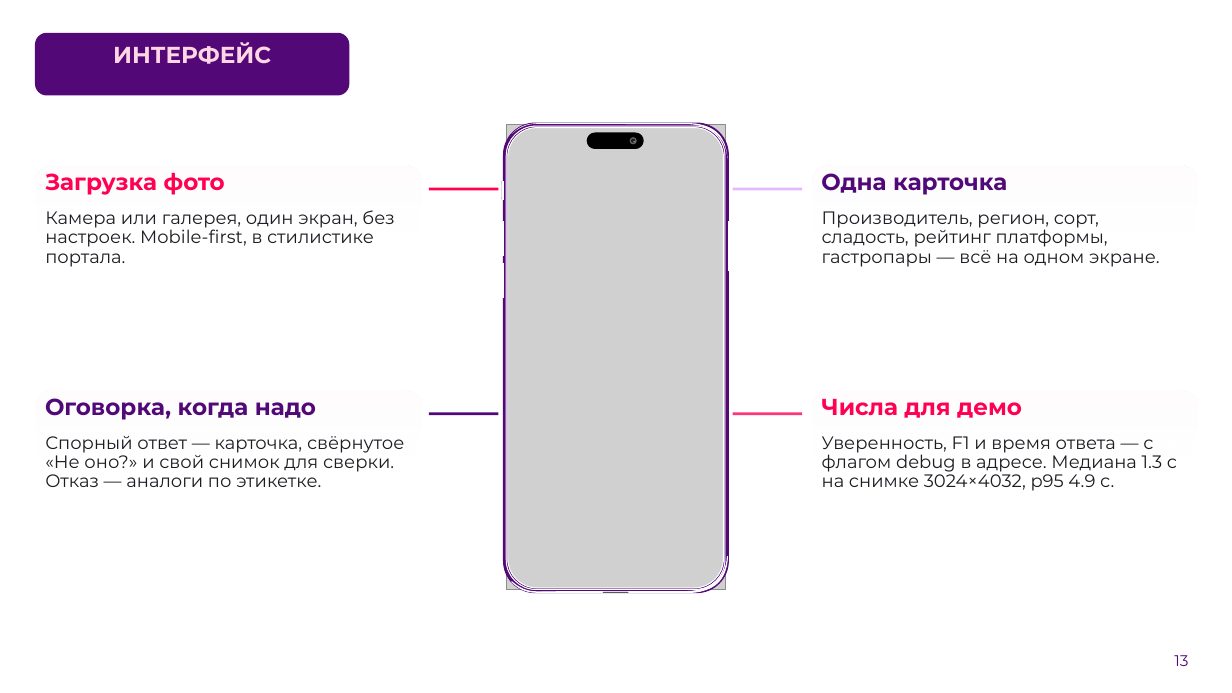
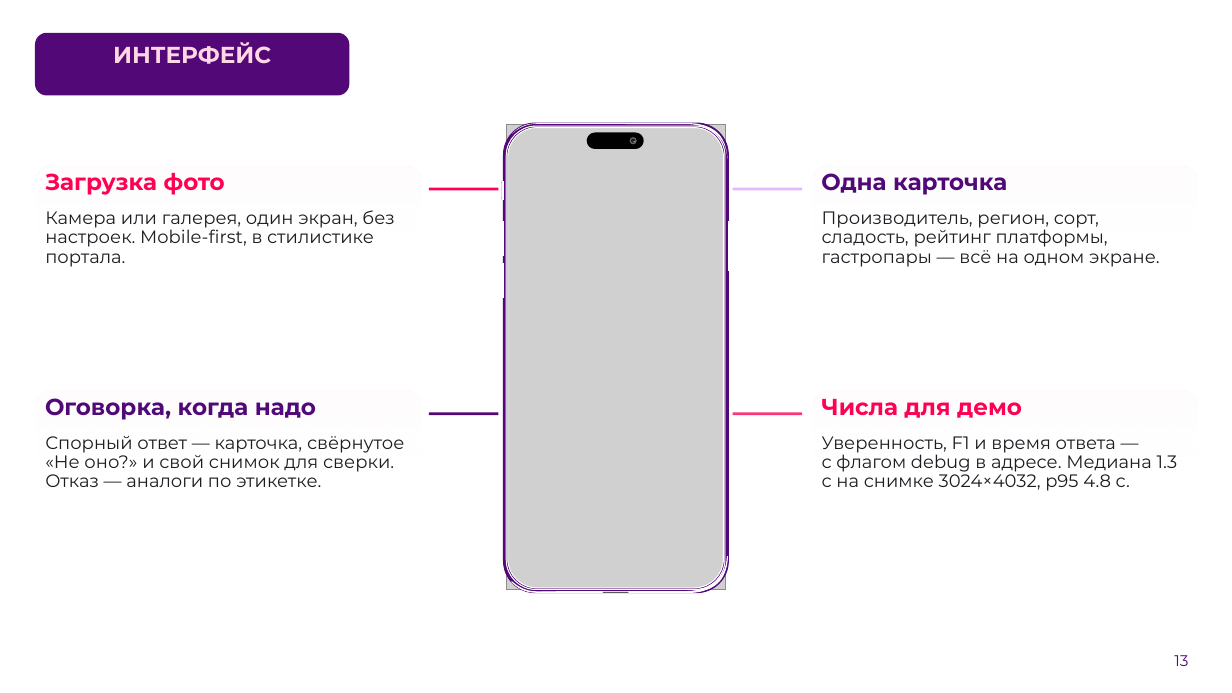
Before and after one commit to AlexGvr/rus_vines, a slide deck: slide 13 of ЛЦТ2026 Сканер российских вин.pptx. Drawn at 1232x693 pixels with LibreOffice and Linux fonts; fonts in the diff are those of the drawing; grey boxes stand for pictures; background and template pictures are left out. Boxes give left, top, right and bottom in pixels: in the first picture for what was removed or moved away, otherwise in the second. Text is boxed around its words. In the diff, an @@ line names an element or a change of style, - is before the commit and + after.

```diff
--- a/ЛЦТ2026 Сканер российских вин.pptx
+++ b/ЛЦТ2026 Сканер российских вин.pptx
@@ text at box(822, 436, 1178, 491): text changed @@
-Уверенность, F1 и время ответа — с флагом debug в адресе. Медиана 1.3 с на снимке 3024×4032, p95 4.9 с.
+Уверенность, F1 и время ответа — с флагом debug в адресе. Медиана 1.3 с на снимке 3024×4032, p95 4.8 с.
```
Also in this commit, not shown: 8 other slides changed, 2 other files.
